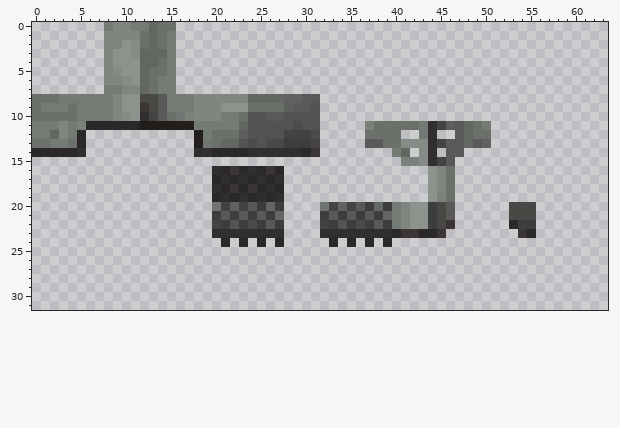
Pixel-art sprite, stored at src/main/resources/assets/aota/textures/models/armor/eurodite_layer_1.png. The picture above is the old version.
The file is 64x32 pixels. Colours within 5 levels of each other are drawn and written as one.
After the commit:
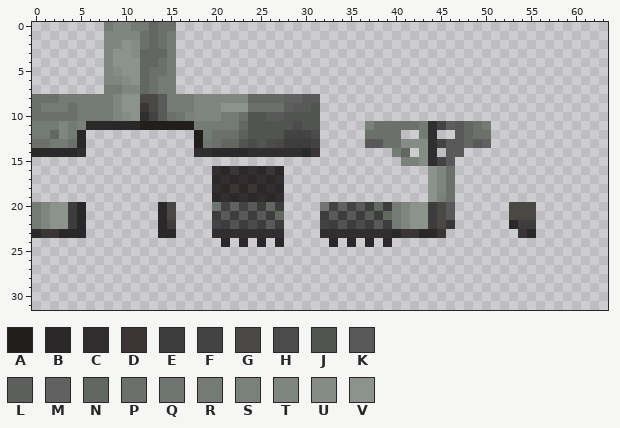
Palette (. is transparent): A #221e1c  B #2a2828  C #302e2e  D #3b3635  E #3d3d3d  F #434343  G #494845  H #4b4b4b  J #515450  K #595959  L #5c5f5b  M #616161  N #636762  P #6c706a  Q #6f7570  R #747b75  S #7a807a  T #7f8680  U #858c86  V #8b938c
Difference:
@@ x 0..17 @@
 19 ..................
-20 ..................
-21 ..................
-22 ..................
-23 ..................
+20 RTVVEB........BG..
+21 RTVVEB........BG..
+22 RTVVEB........BE..
+23 BDDBBB........BB..
 24 ..................
Where, in picture pixels (left, top, right, bottom), the same in both pictures:
added: (32, 202, 86, 238)
added: (158, 202, 176, 238)
